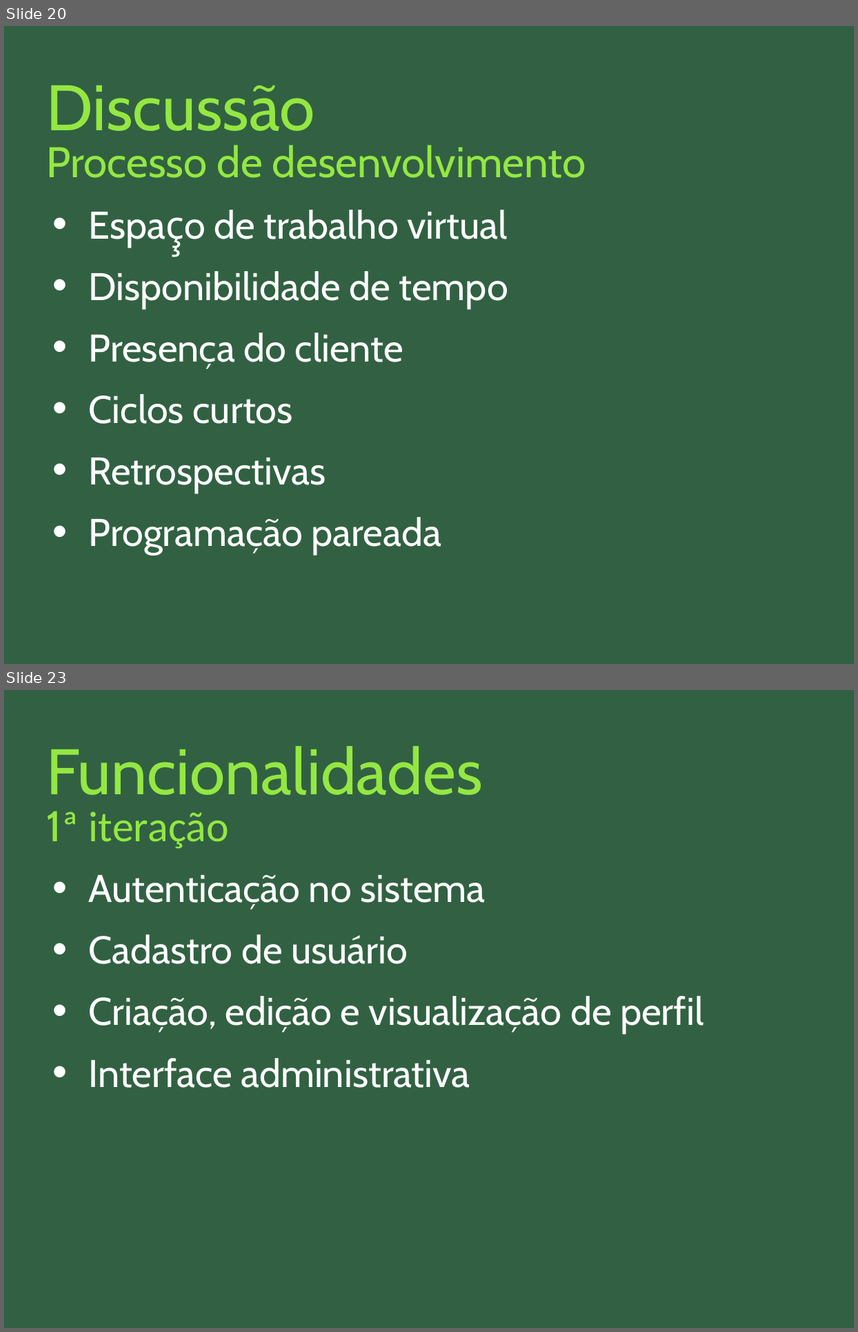
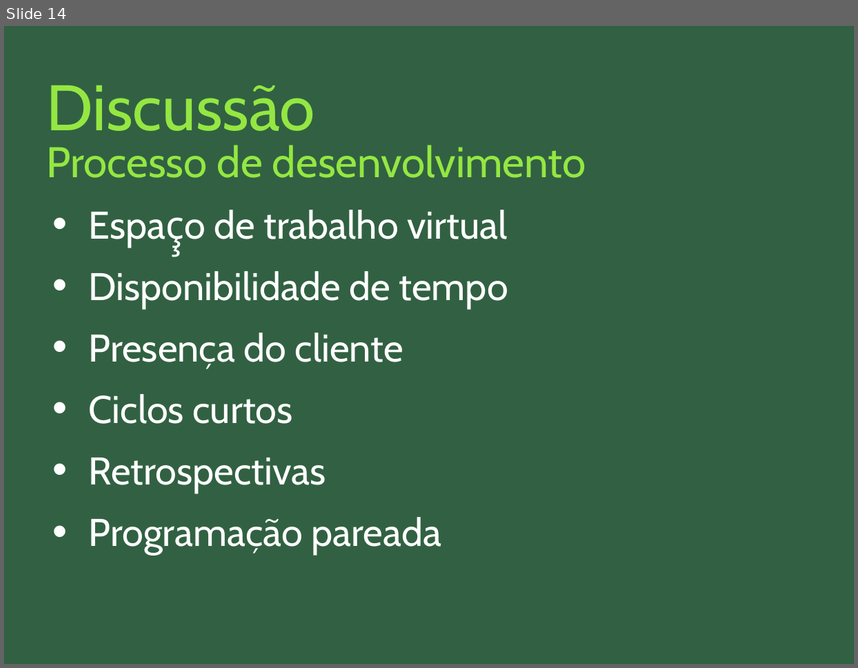
Before and after one commit to nathaliaspatricio/febracev, a slide deck: docs/monografia/apresentação_final.odp. Shown one above the other, each under a label of ours: slides 20 and 23 before the commit, slide 14 after it; the slides between them are not shown. The pictures are 858x1332 and 858x668 pixels, drawn with LibreOffice and Linux fonts; fonts in the diff are those of the drawing. Boxes give left, top, right and bottom in pixels: in the first picture for what was removed or moved away, otherwise in the second. Text is boxed around its words. In the diff, an @@ line names an element or a change of style, - is before the commit and + after.

```diff
--- a/docs/monografia/apresentação_final.odp
+++ b/docs/monografia/apresentação_final.odp
@@ slide 23 removed at bbox=[4, 690, 854, 1328], background #316142 @@
@@ title removed at bbox=[47, 746, 483, 795] @@
-Funcionalidades
@@ title removed at bbox=[47, 811, 229, 849] @@
-1ª iteração
@@ text removed at bbox=[89, 875, 704, 1087] @@
-• Autenticação no sistema
-• Cadastro de usuário
-• Criação, edição e visualização de perfil
-• Interface administrativa
@@ what was slide 20 is now slide 14 @@
```
Also in this commit, not shown: 7 slides changed, 8 slides added, 31 other slides removed.
